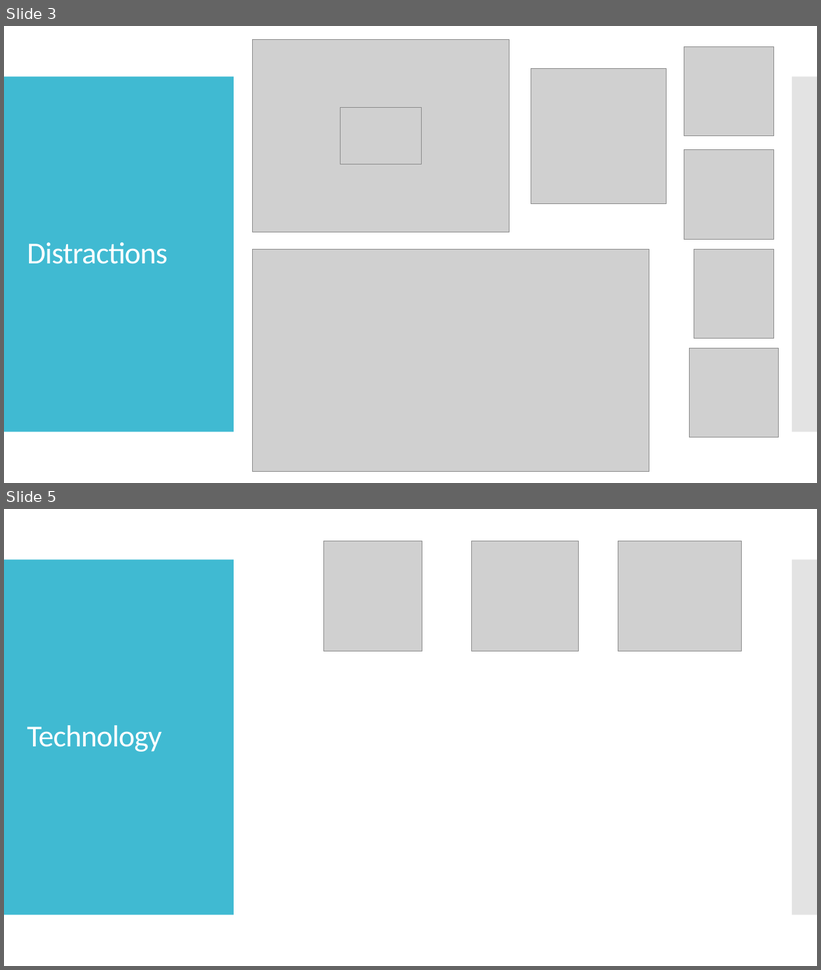
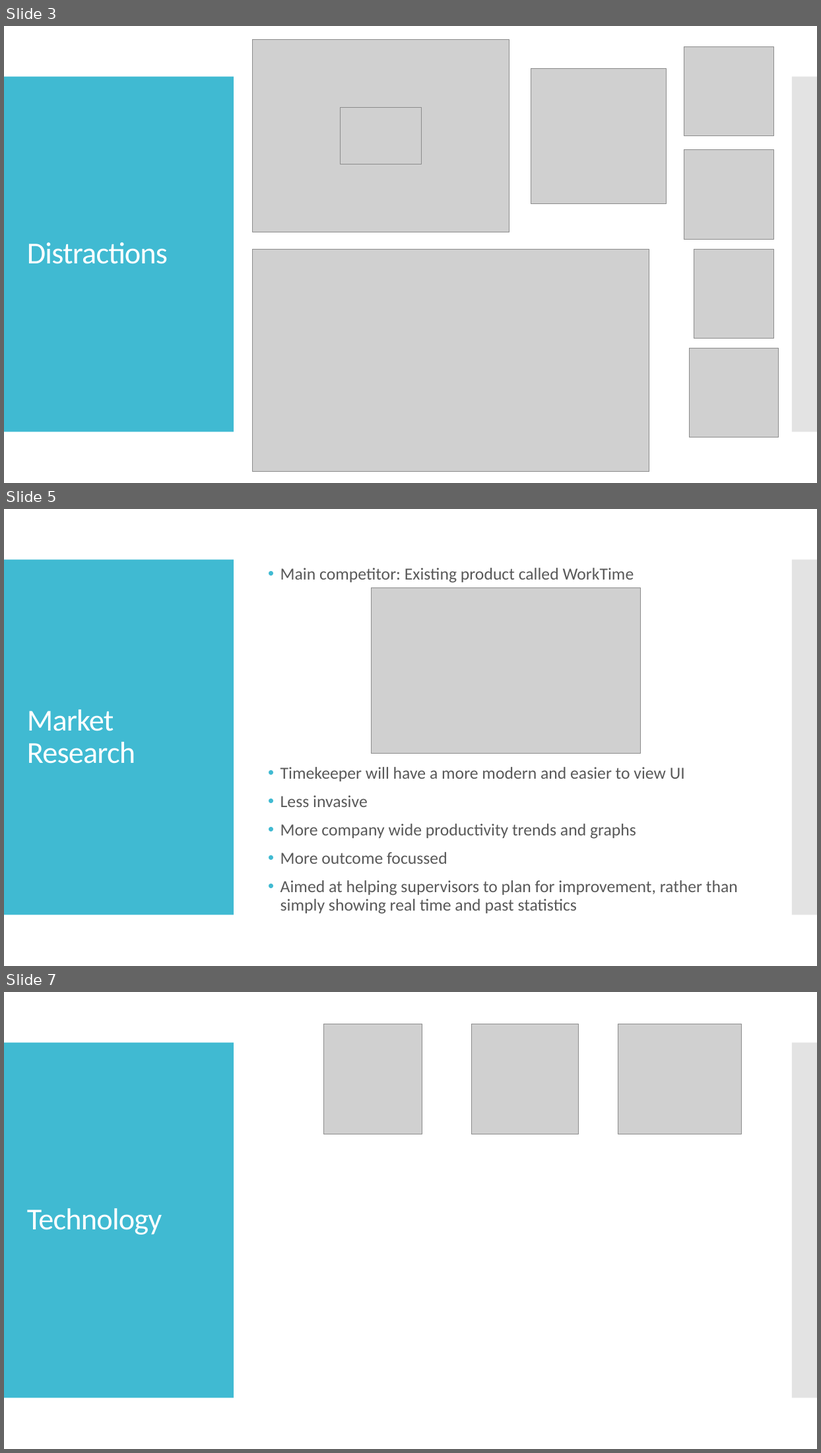
Before and after one commit to SaviMohan/Timekeeper, a slide deck: Planning/Timekeeper.pptx. Shown one above the other, each under a label of ours: slides 3 and 5 before the commit, slides 3, 5 and 7 after it; the slides between them are not shown. The pictures are 821x970 and 821x1453 pixels, drawn with LibreOffice and Linux fonts; fonts in the diff are those of the drawing; grey boxes stand for pictures. Boxes give left, top, right and bottom in pixels: in the first picture for what was removed or moved away, otherwise in the second. Text is boxed around its words. In the diff, an @@ line names an element or a change of style, - is before the commit and + after.

```diff
--- a/Planning/Timekeeper.pptx
+++ b/Planning/Timekeeper.pptx
@@ slide 5 added at (4,509,817,966), background #FFFFFF; not listed: 2 template elements that a slide beside it also shows @@
@@ text added at (281,568,738,914), 20 pt, text #595959 @@
+• Main competitor: Existing product called WorkTime
+• Timekeeper will have a more modern and easier to view UI
+• Less invasive
+• More company wide productivity trends and graphs
+• More outcome focussed
+• Aimed at helping supervisors to plan for improvement, rather than simply showing real time and past statistics
@@ picture added at (371,588,641,755) @@
@@ title added at (27,710,135,764), 36 pt, text #FFFFFF @@
+Market Research
@@ what was slide 5 is now slide 7 @@
```
Also in this commit, not shown: 2 other slides added, 3 slides removed, 1 other file.
